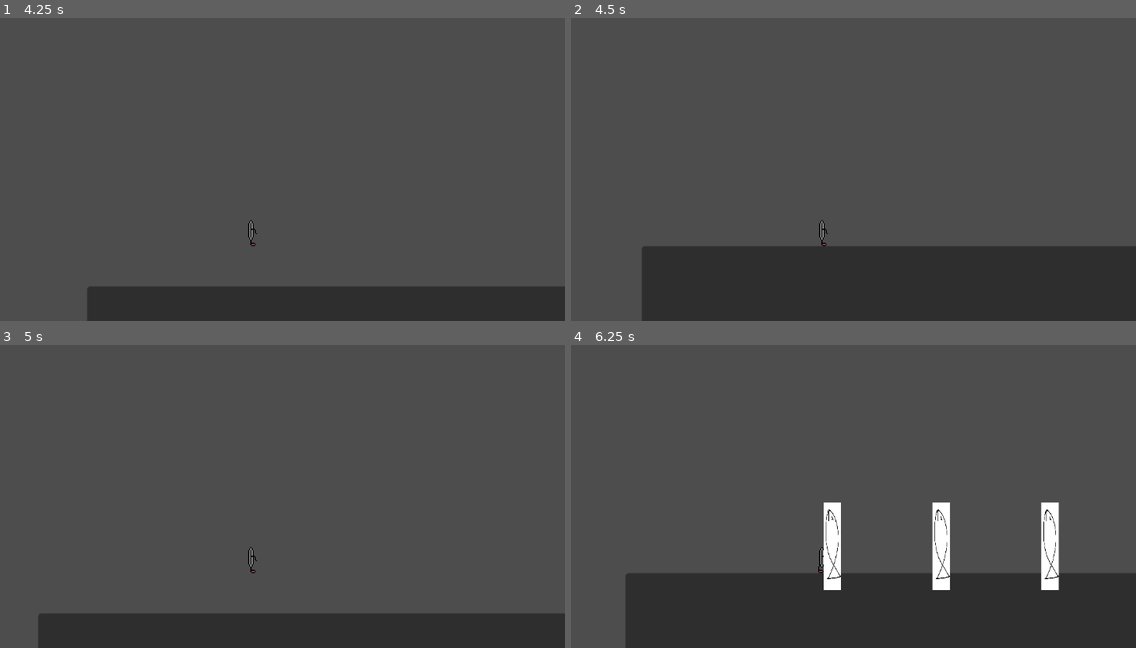
Above: before the commit, frames 1-4 (two rows, left to right).
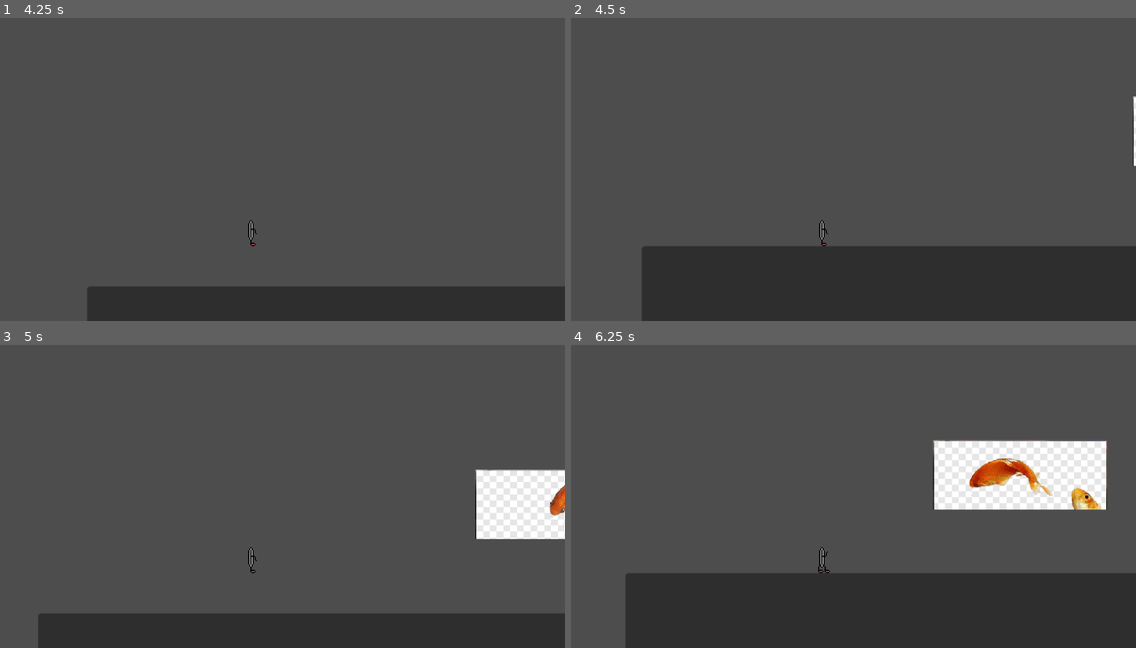
Above: after the commit, the same moments.

Repository: FanteyOfficial/SCALE-Project
Game: Godot game, scene res://Scenes/main.tscn
Same seed, same stepped clock (60 frames per second), same inputs: the game is played once before the commit and once after it.
Inputs:
- Up to frame 1 (4.25 s): click "Play" at 0.5 s; tap Enter (ui_accept) at 1.25, 1.52, 2.27, 3.77 s; hold Right (ui_right) 1.28-2.78 s; hold Left (ui_left) 2.78-3.53 s; hold Right (ui_right) from 3.53 s (still down)
- Up to frame 2 (4.5 s): keep holding Right (ui_right)
- Up to frame 3 (5 s): keep holding Right (ui_right); tap Enter (ui_accept) at 4.52 s
- Up to frame 4 (6.25 s): release Right (ui_right) at 5.03 s; hold Left (ui_left) 5.03-5.78 s; tap Enter (ui_accept) at 5.27 s; hold Right (ui_right) from 5.78 s (still down)

Frame 1 is identical in both runs. In frame 2, 0.1% of the frame differs, in the area x 99-100%, y 25-49%; in frame 3, 3.6%; in frame 4, 9.5%, in the area x 44-95%, y 31-81%.

Commit message:
Update er_pesce.tscn

Diff:
--- a/Scenes/er_pesce.tscn
+++ b/Scenes/er_pesce.tscn
@@ -32,7 +32,6 @@
 [node name="ErPesce" type="CharacterBody2D"]
 collision_layer = 4
 script = ExtResource("1_uvnb7")
-health = 0
 
 [node name="Hitbox" type="CollisionShape2D" parent="."]
 shape = SubResource("RectangleShape2D_od67b")
